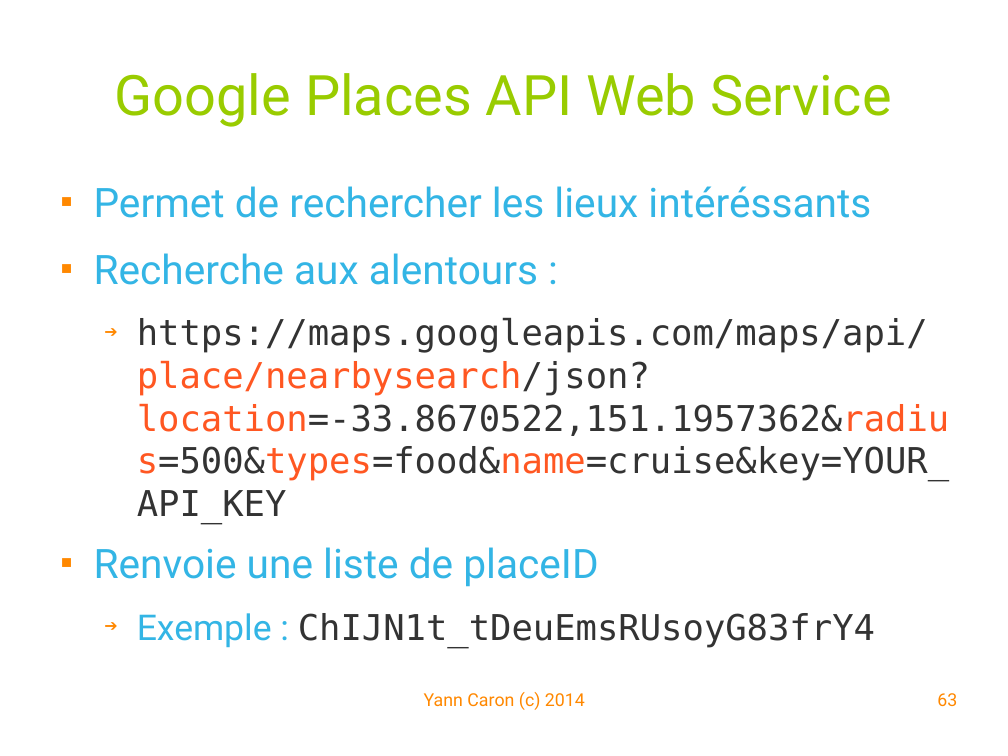
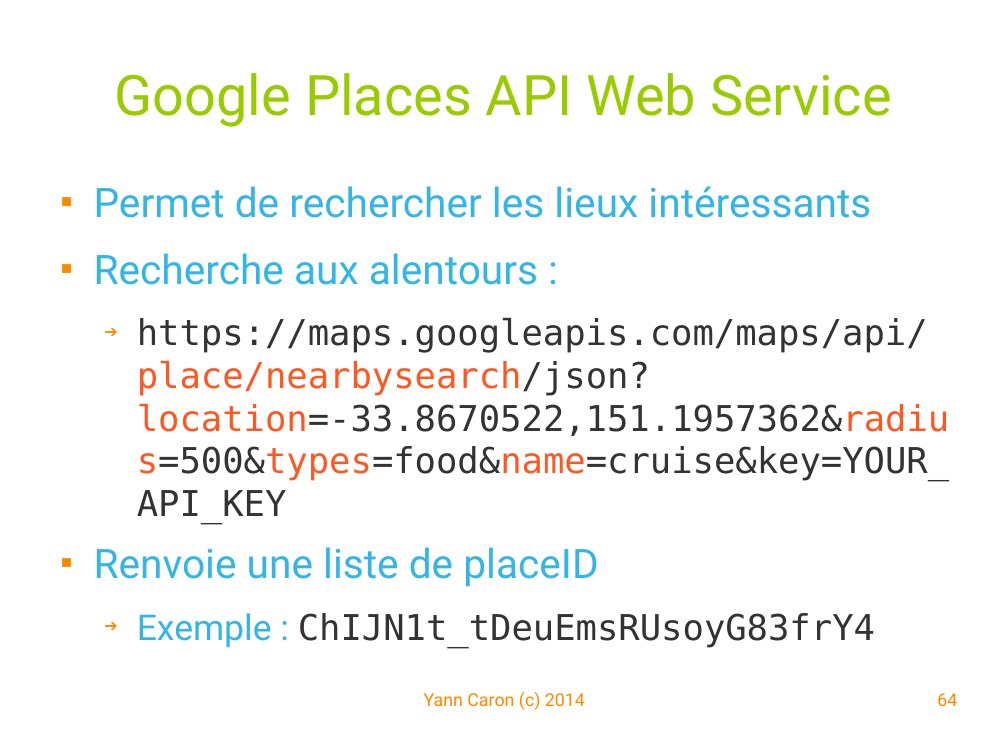
Before and after one commit to YannCaron/Android-ENSG, a slide deck: slide 64 of 05 - Google Map.odp (slide 63 before the commit). Drawn at 1008x756 pixels with LibreOffice and Linux fonts; fonts in the diff are those of the drawing; background and template pictures are left out. Boxes give left, top, right and bottom in pixels: in the first picture for what was removed or moved away, otherwise in the second. Text is boxed around its words. In the diff, an @@ line names an element or a change of style, - is before the commit and + after.

Commit message:
google map fragment and syntax

```diff
--- a/05 - Google Map.odp
+++ b/05 - Google Map.odp
@@ text at [94, 186, 871, 218]: text changed @@
-■ Permet de rechercher les lieux intéréssants
+■ Permet de rechercher les lieux intéressants
@@ page number at [937, 693, 957, 706]: text changed @@
-63
+64
```
Also in this commit, not shown: 7 other slides changed, 1 slide added.
